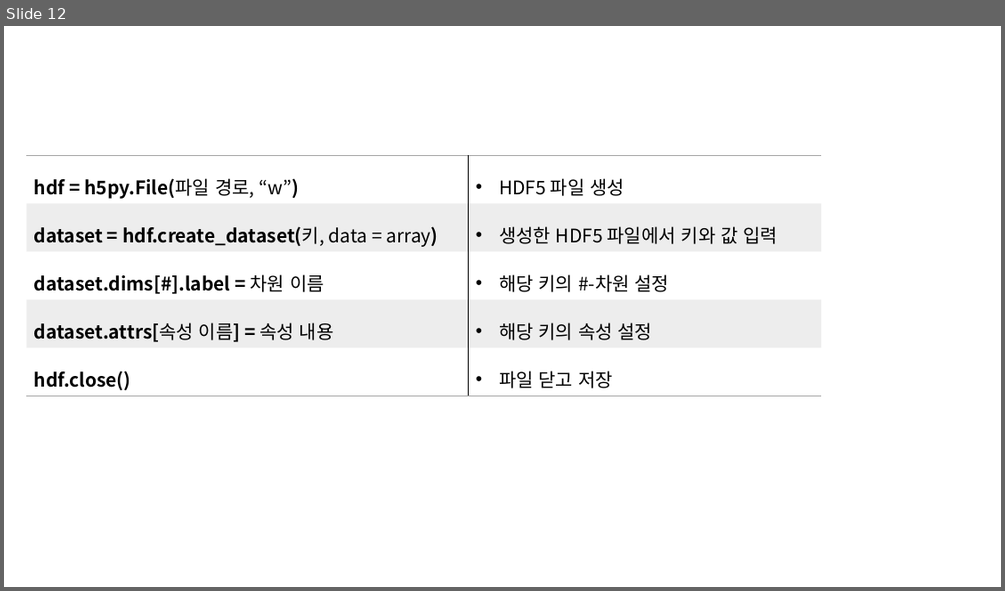
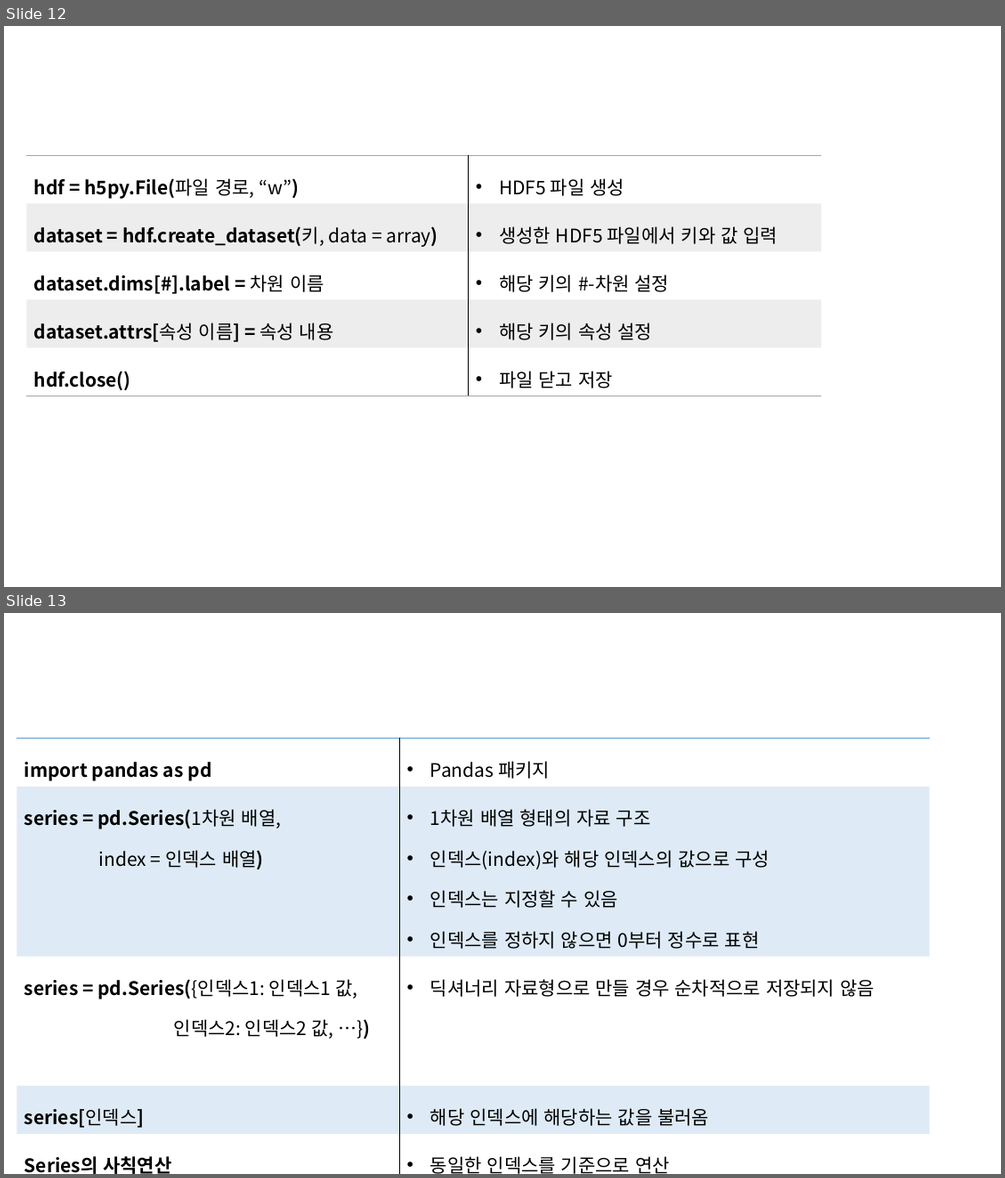
Before and after one commit to Kwan-Gu/python_lecture, a slide deck: 파이썬활용 워크샵(2020.08.26)/기본자료처리/IMG/table.pptx. Shown one above the other, each under a label of ours: slide 12 before the commit, slides 12 and 13 after it. The pictures are 1005x591 and 1005x1178 pixels, drawn with LibreOffice and Linux fonts; fonts in the diff are those of the drawing. Boxes give left, top, right and bottom in pixels: in the first picture for what was removed or moved away, otherwise in the second. Text is boxed around its words. In the diff, an @@ line names an element or a change of style, - is before the commit and + after.

Commit message:
Create 기본자료처리_2

```diff
--- a/파이썬활용 워크샵(2020.08.26)/기본자료처리/IMG/table.pptx
+++ b/파이썬활용 워크샵(2020.08.26)/기본자료처리/IMG/table.pptx
@@ slide 13 added at box(4, 613, 1001, 1174), background #FFFFFF @@
@@ table added at box(16, 738, 930, 1174), 5 rows, 2 columns @@
+import pandas as pd | Pandas 패키지
+series = pd.Series(1차원 배열, / index = 인덱스 배열) | 1차원 배열 형태의 자료 구조 / 인덱스(index)와 해당 인덱스의 값으로 구성 / 인덱스는 지정할 수 있음 / 인덱스를 정하지 않으면 0부터 정수로 표현
+series = pd.Series({인덱스1: 인덱스1 값, / 인덱스2: 인덱스2 값, …}) | 딕셔너리 자료형으로 만들 경우 순차적으로 저장되지 않음
+series[인덱스] | 해당 인덱스에 해당하는 값을 불러옴
+Series의 사칙연산 | 동일한 인덱스를 기준으로 연산 / 둘 중 하나에 결측이 존재하면 NaN으로 출력
```
Also in this commit, not shown: 1 slide changed, 3 other slides added, 11 other files.
